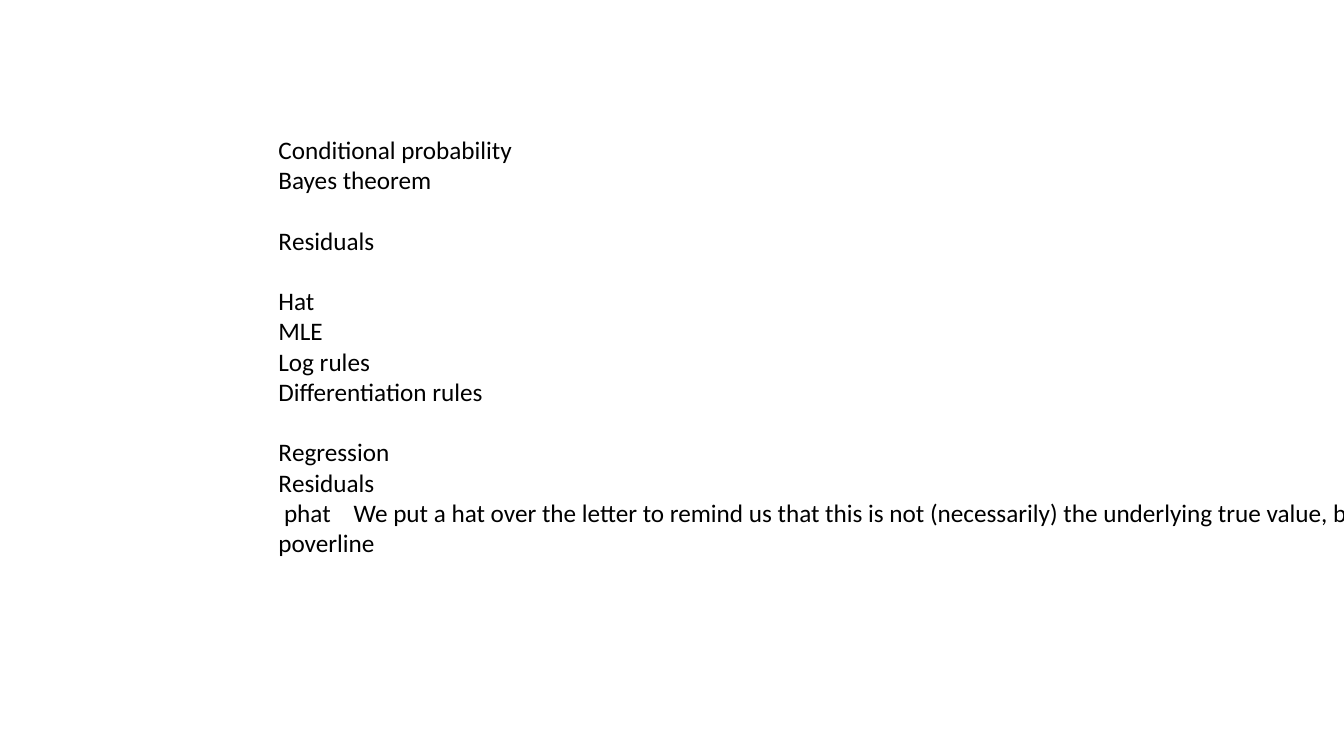
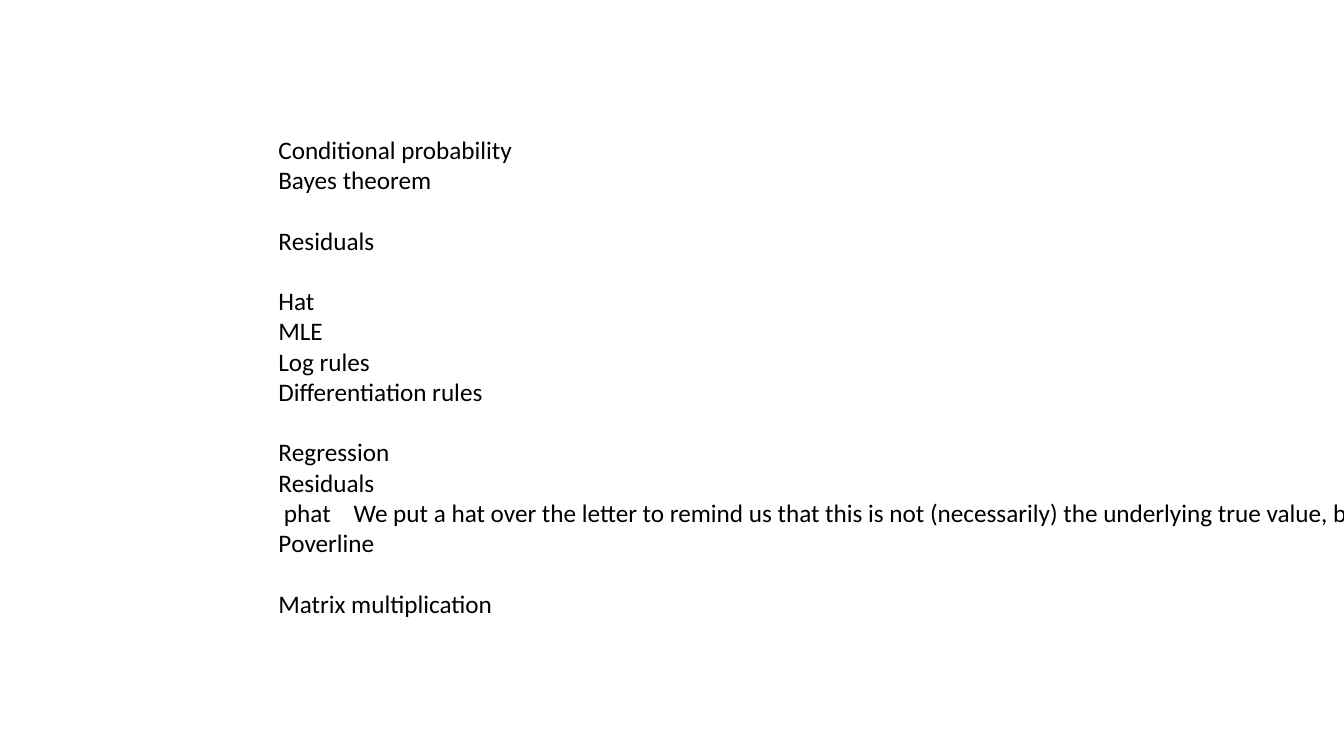
Before and after one commit to jsemple19/modernStats4biol_Holmes, a slide deck: slide 2 of chapter02/Chapter02.pptx. Drawn at 1344x756 pixels with LibreOffice and Linux fonts; fonts in the diff are those of the drawing. Boxes give left, top, right and bottom in pixels: in the first picture for what was removed or moved away, otherwise in the second. Text is boxed around its words. In the diff, an @@ line names an element or a change of style, - is before the commit and + after.

```diff
--- a/chapter02/Chapter02.pptx
+++ b/chapter02/Chapter02.pptx
@@ text at bbox=[278, 534, 492, 617]: text changed @@
-poverline
+Poverline
+Matrix multiplication
```
Also in this commit, not shown: 1 slide added, 1 other file.
